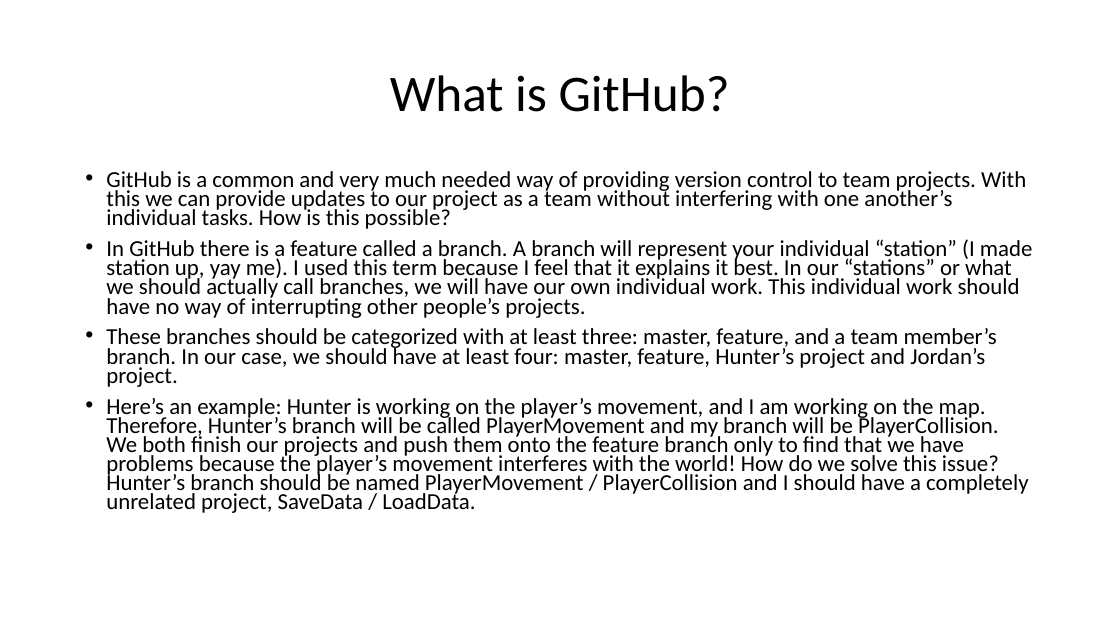
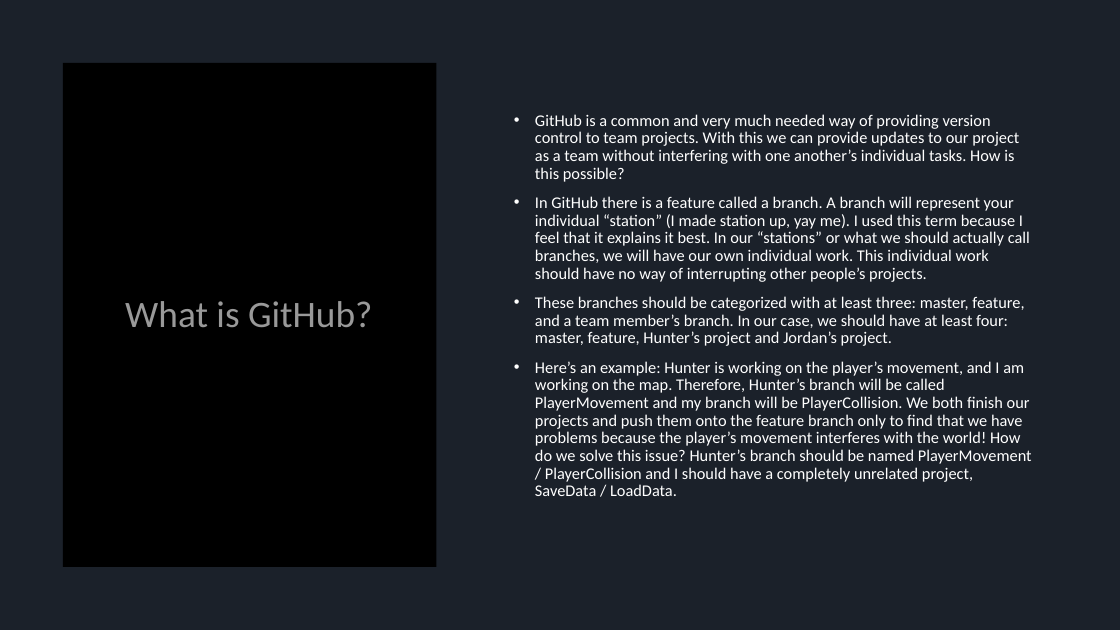
Before and after one commit to jorrtayl/Group-Project, a slide deck: slide 5 of Group Project.pptx. Drawn at 1120x630 pixels with LibreOffice and Linux fonts; fonts in the diff are those of the drawing. Boxes give left, top, right and bottom in pixels: in the first picture for what was removed or moved away, otherwise in the second. Text is boxed around its words. In the diff, an @@ line names an element or a change of style, - is before the commit and + after.

```diff
--- a/Group Project.pptx
+++ b/Group Project.pptx
@@ rectangle added at (0,0,1120,630), fill #000000 @@
@@ rectangle added at (0,0,1120,630), fill #44546A at 40% opacity @@
@@ rectangle added at (63,63,436,567), fill #000000 @@
@@ text "GitHub is a common and ...": place and size @@
-text "GitHub is a common and ..." at (106,171,1032,513)
+text "GitHub is a common and ..." at (535,114,1032,496)
@@ text "GitHub is a common and ..." at (535,114,1032,496): size 19.6 to 14 pt, text colour #000000 to #FFFFFF; line spacing 0.7 to 0.9; vertical alignment top to middle @@
@@ title "What is GitHub?": place and size @@
-title "What is GitHub?" at (390,75,730,112)
+title "What is GitHub?" at (125,301,372,327)
@@ title "What is GitHub?" at (125,301,372,327): size 44 to 32 pt, text colour #000000 to #FFFFFF at 60% opacity @@
```
Also in this commit, not shown: 8 other slides changed, 1 slide added.
